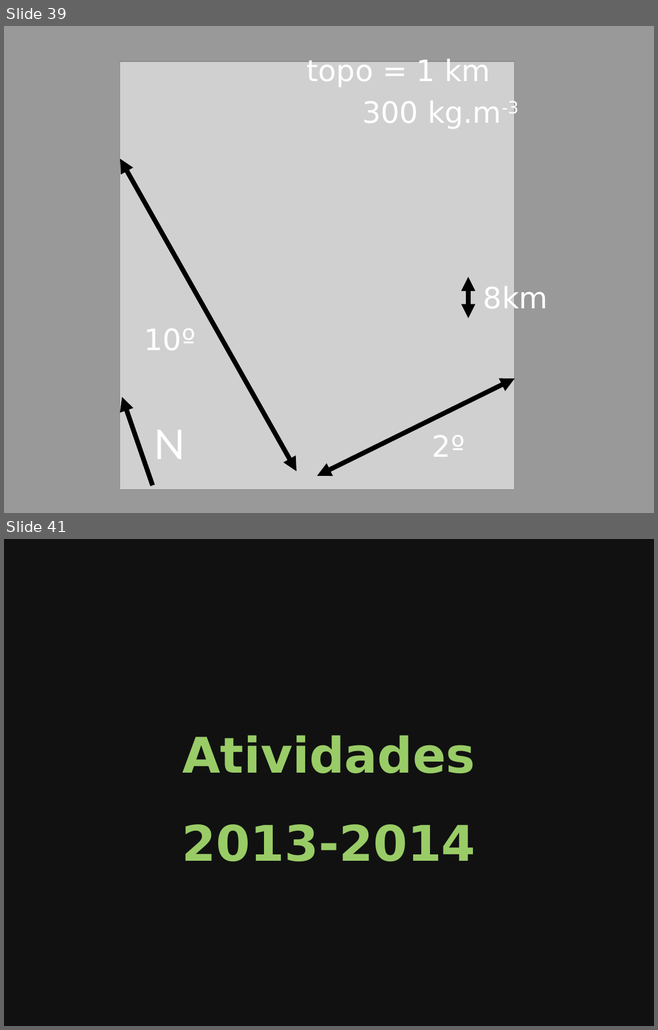
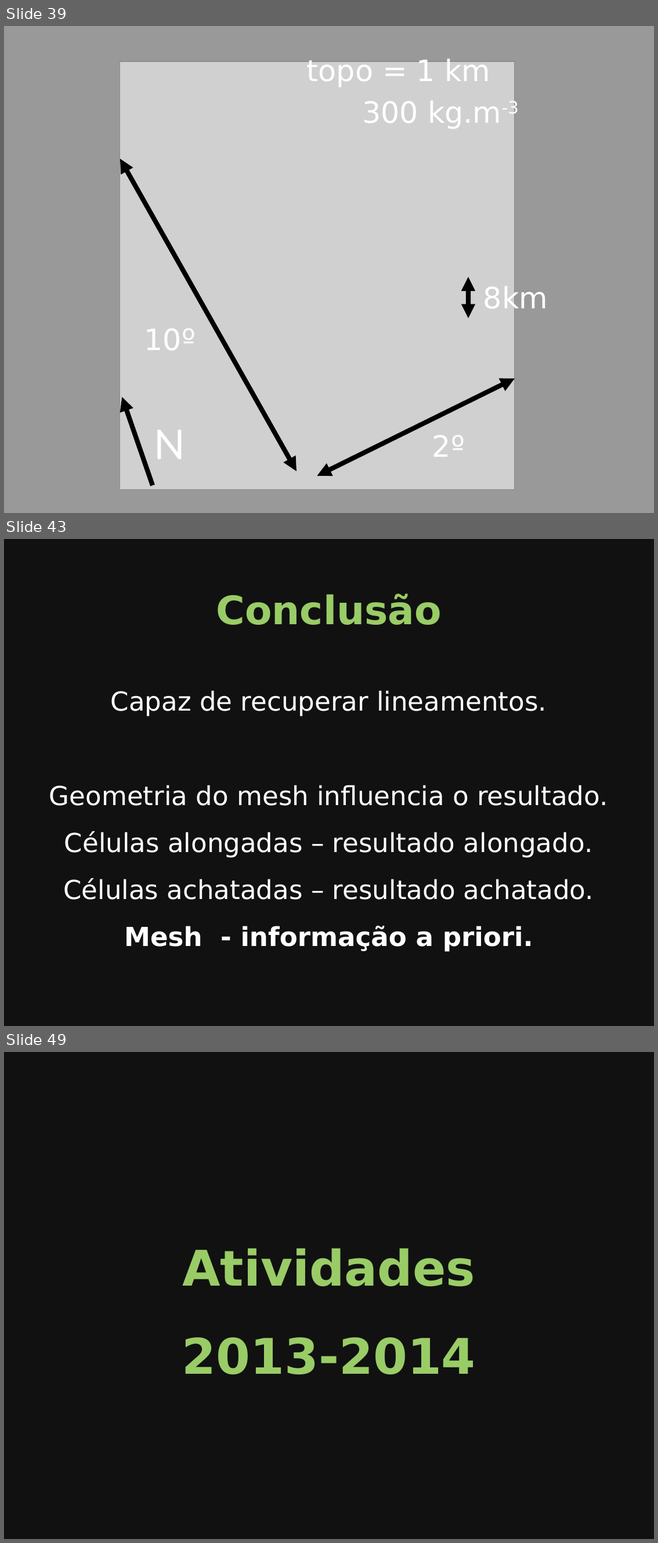
Before and after one commit to leouieda/seminario-on-2014, a slide deck: slides.odp. Shown one above the other, each under a label of ours: slides 39 and 41 before the commit, slides 39, 43 and 49 after it; the slides between them are not shown. The pictures are 658x1030 and 658x1543 pixels, drawn with LibreOffice and Linux fonts; fonts in the diff are those of the drawing; grey boxes stand for pictures. Boxes give left, top, right and bottom in pixels: in the first picture for what was removed or moved away, otherwise in the second. Text is boxed around its words. In the diff, an @@ line names an element or a change of style, - is before the commit and + after.

```diff
--- a/slides.odp
+++ b/slides.odp
@@ slide 43 added at [4,539,654,1026], background #111111 @@
@@ title added at [216,594,441,625], 48 pt, text #99CC66, bold @@
+Conclusão
@@ text added at [49,690,607,952], 32 pt, text #FFFFFF @@
+Capaz de recuperar lineamentos.
+Geometria do mesh influencia o resultado.
+Células alongadas – resultado alongado.
+Células achatadas – resultado achatado.
+Mesh - informação a priori.
@@ what was slide 41 is now slide 49 @@
```
Also in this commit, not shown: 3 slides changed, 7 other slides added, 2 other files.
